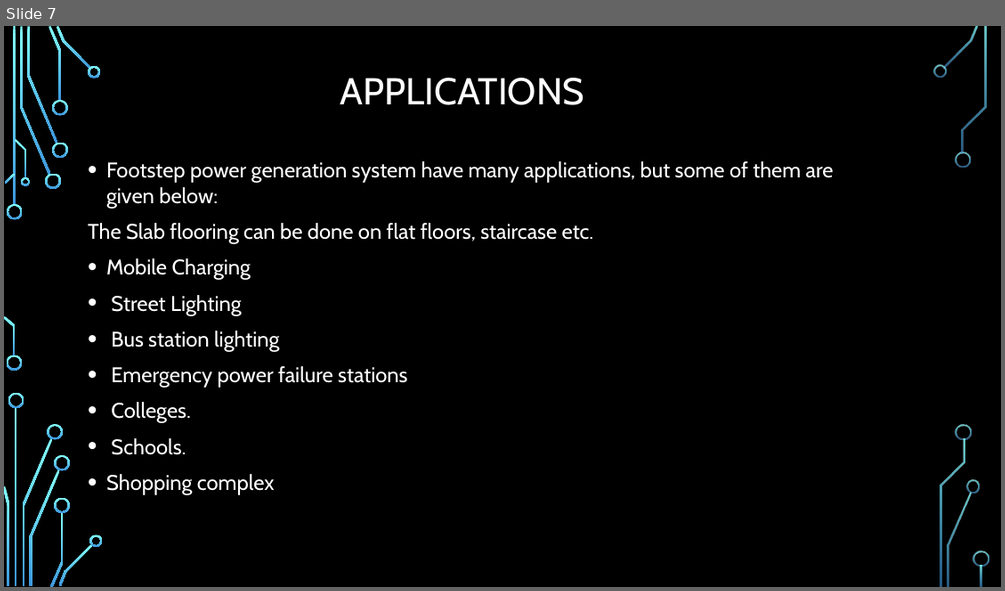
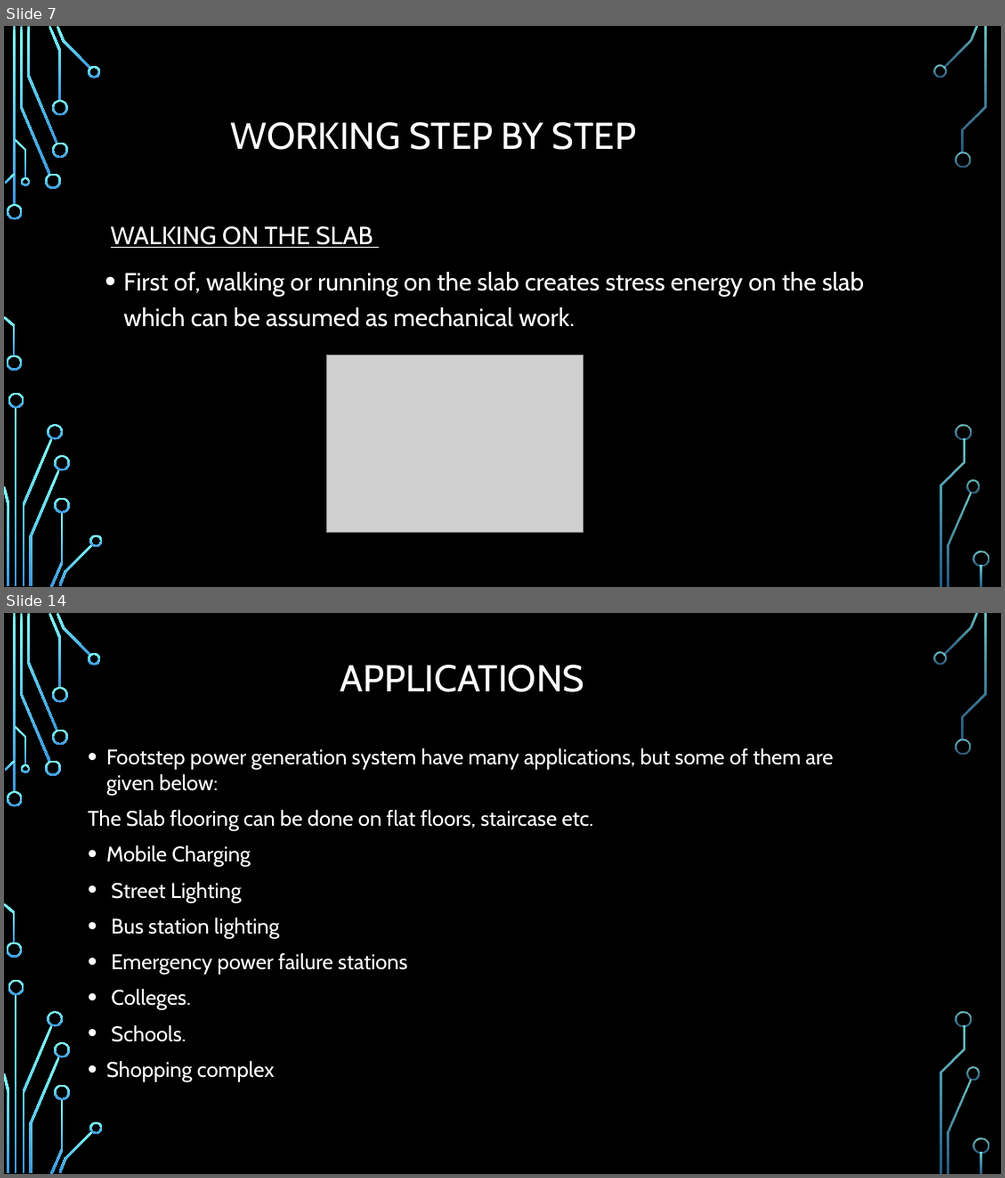
Before and after one commit to Abbashozefa/MINI-PROJECT-SEM1, a slide deck: mini project sem 1.pptx. Shown one above the other, each under a label of ours: slide 7 before the commit, slides 7 and 14 after it; the slides between them are not shown. The pictures are 1005x591 and 1005x1178 pixels, drawn with LibreOffice and Linux fonts; fonts in the diff are those of the drawing; grey boxes stand for pictures; background and template pictures are left out. Boxes give left, top, right and bottom in pixels: in the first picture for what was removed or moved away, otherwise in the second. Text is boxed around its words. In the diff, an @@ line names an element or a change of style, - is before the commit and + after.

```diff
--- a/mini project sem 1.pptx
+++ b/mini project sem 1.pptx
@@ slide 7 added at (4,26,1001,587), background picture (left out); not listed: 36 template elements that a slide beside it also shows @@
@@ title added at (231,122,636,150), 36 pt, text #FFFFFF @@
+WORKING STEP BY STEP
@@ text added at (111,226,864,327), 24 pt, text #FFFFFF @@
+WALKING ON THE SLAB
+• First of, walking or running on the slab creates stress energy on the slab which can be assumed as mechanical work.
@@ picture added at (326,355,582,532) @@
@@ what was slide 7 is now slide 14 @@
```
Also in this commit, not shown: 3 slides changed, 7 other slides added, 1 slide removed.
